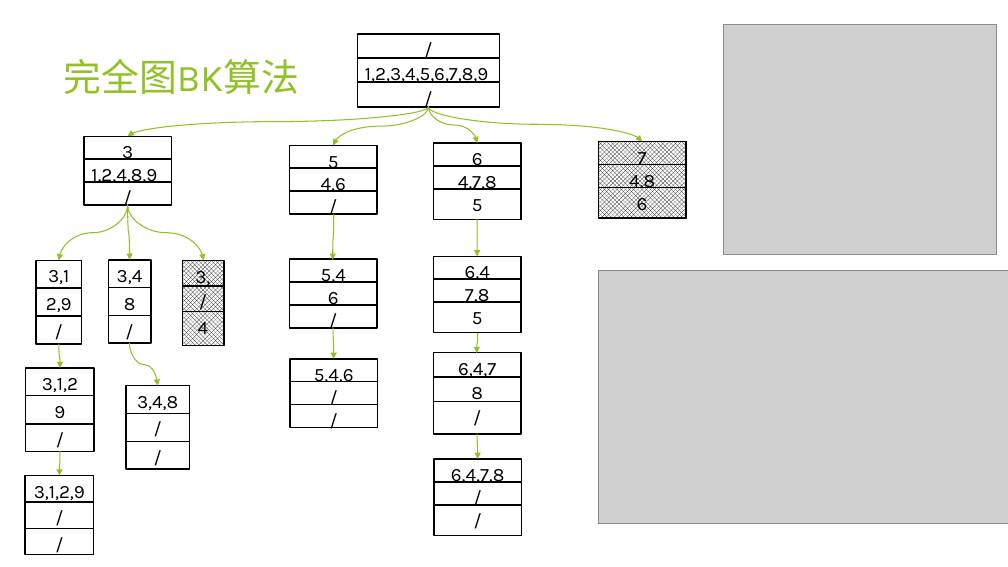
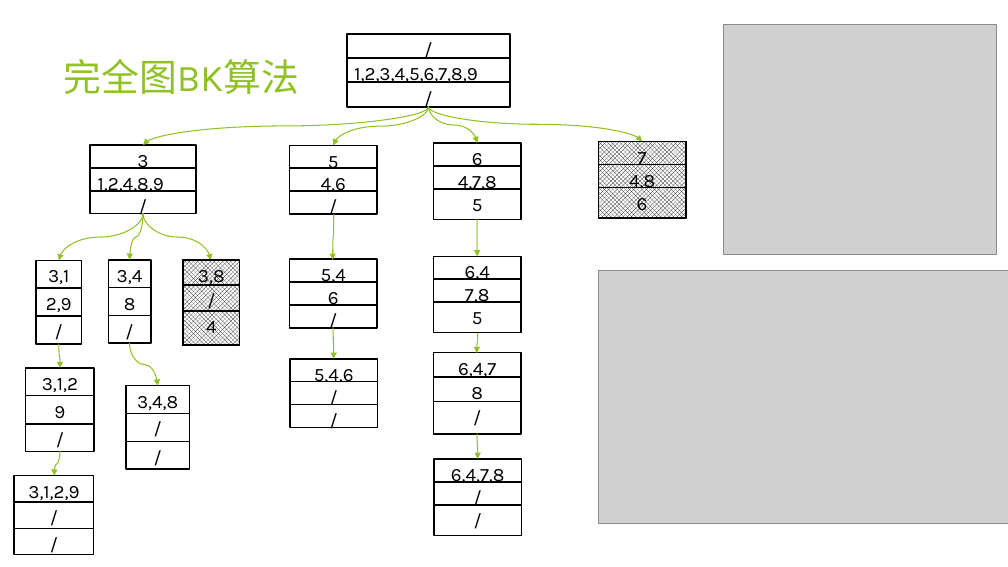
Before and after one commit to youli9056/MyPaper, a slide deck: slide 4 of 开题/大规模数据并行图处理算法与计算平台研究.pptx. Drawn at 1008x567 pixels with LibreOffice and Linux fonts; fonts in the diff are those of the drawing; grey boxes stand for pictures. Boxes give left, top, right and bottom in pixels: in the first picture for what was removed or moved away, otherwise in the second. Text is boxed around its words. In the diff, an @@ line names an element or a change of style, - is before the commit and + after.

```diff
--- a/开题/大规模数据并行图处理算法与计算平台研究.pptx
+++ b/开题/大规模数据并行图处理算法与计算平台研究.pptx
@@ rectangle "1,2,3,4,5,6,7,8,9": place and size @@
-rectangle "1,2,3,4,5,6,7,8,9" at (358, 58, 500, 82)
+rectangle "1,2,3,4,5,6,7,8,9" at (347, 58, 510, 82)
@@ rectangle "/": place and size @@
-rectangle "/" at (358, 34, 500, 58)
+rectangle "/" at (347, 34, 510, 58)
@@ rectangle "/": place and size @@
-rectangle "/" at (358, 82, 500, 107)
+rectangle "/" at (347, 82, 510, 107)
@@ curved arrow moved from (429, 107) - (128, 136) to (429, 107) - (143, 145) @@
@@ rectangle "3": place and size @@
-rectangle "3" at (84, 136, 172, 165)
+rectangle "3" at (90, 145, 196, 174)
@@ rectangle "1,2,4,8,9": place and size @@
-rectangle "1,2,4,8,9" at (84, 159, 172, 188)
+rectangle "1,2,4,8,9" at (90, 168, 196, 197)
@@ rectangle "/": place and size @@
-rectangle "/" at (84, 182, 172, 205)
+rectangle "/" at (90, 191, 196, 213)
@@ curved arrow moved from (128, 205) - (59, 260) to (143, 214) - (59, 260) @@
@@ curved arrow moved from (128, 205) - (129, 260) to (143, 214) - (129, 260) @@
@@ curved arrow moved from (128, 205) - (203, 260) to (143, 214) - (211, 260) @@
@@ rectangle "3,8": place and size @@
-rectangle "3,8" at (183, 260, 224, 294)
+rectangle "3,8" at (183, 260, 239, 294)
@@ rectangle "3,8": place and size @@
-rectangle "3,8" at (182, 261, 223, 295)
+rectangle "3,8" at (183, 260, 240, 294)
@@ rectangle "/": place and size @@
-rectangle "/" at (183, 286, 224, 320)
+rectangle "/" at (183, 286, 239, 320)
@@ rectangle "/": place and size @@
-rectangle "/" at (182, 286, 223, 320)
+rectangle "/" at (183, 285, 240, 319)
@@ rectangle "4": place and size @@
-rectangle "4" at (183, 312, 224, 346)
+rectangle "4" at (183, 312, 239, 346)
@@ rectangle "4": place and size @@
-rectangle "4" at (182, 312, 223, 346)
+rectangle "4" at (183, 311, 240, 345)
@@ rectangle "3,1,2,9": place and size @@
-rectangle "3,1,2,9" at (25, 476, 94, 504)
+rectangle "3,1,2,9" at (14, 476, 94, 504)
@@ curved arrow moved from (60, 451) - (60, 476) to (60, 451) - (54, 476) @@
@@ rectangle "/": place and size @@
-rectangle "/" at (25, 502, 94, 531)
+rectangle "/" at (14, 502, 94, 531)
@@ rectangle "/": place and size @@
-rectangle "/" at (25, 529, 94, 555)
+rectangle "/" at (14, 529, 94, 555)
```
Also in this commit, not shown: 4 other slides changed, 1 slide added, 1 slide removed.
